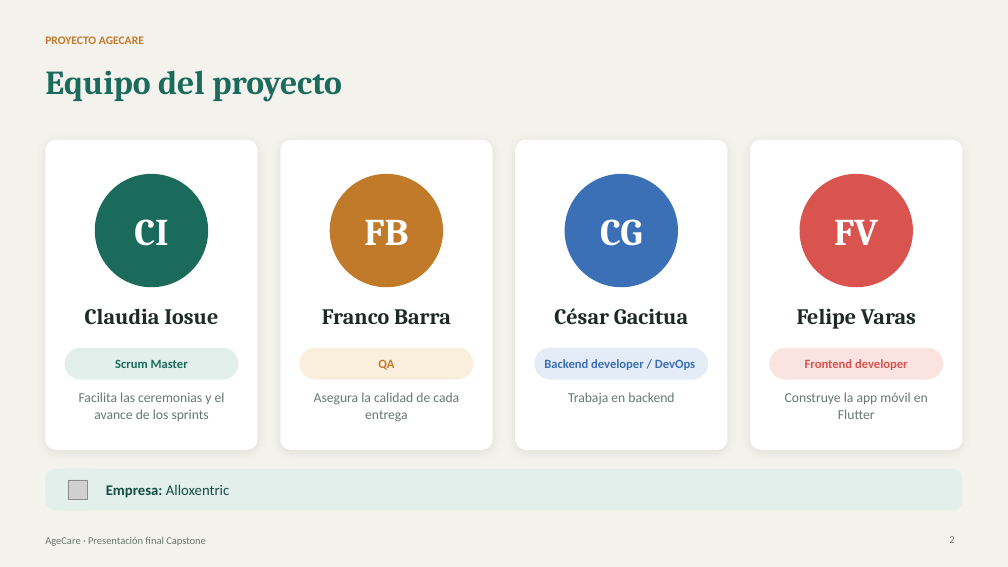
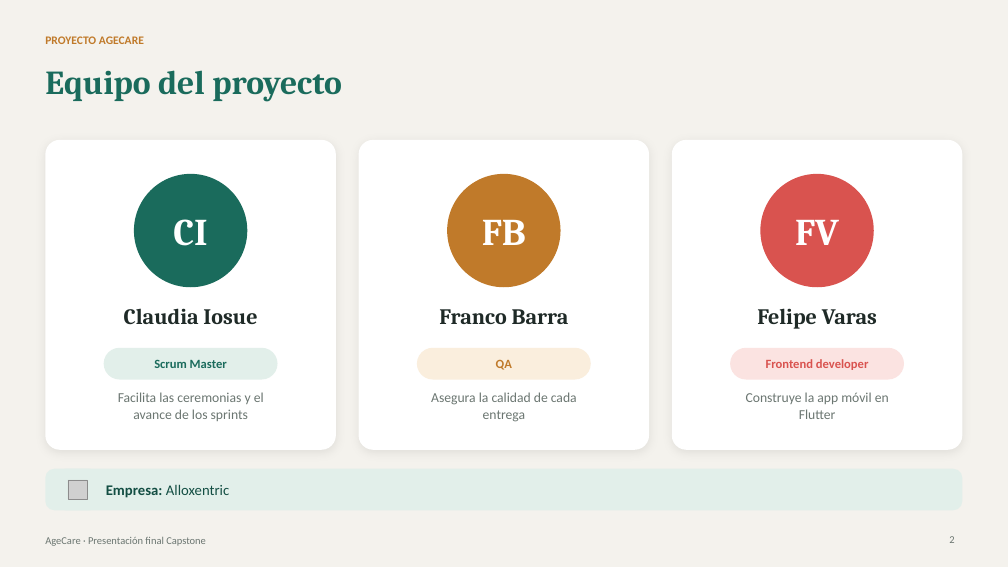
Before and after one commit to agecare-capstone/agecare-docs, a slide deck: slide 2 of Fase 2/Evidencias Proyecto/AgeCare_Presentacion_final_1.pptx. Drawn at 1008x567 pixels with LibreOffice and Linux fonts; fonts in the diff are those of the drawing; grey boxes stand for pictures; background and template pictures are left out. Boxes give left, top, right and bottom in pixels: in the first picture for what was removed or moved away, otherwise in the second. Text is boxed around its words. In the diff, an @@ line names an element or a change of style, - is before the commit and + after.

```diff
--- a/Fase 2/Evidencias Proyecto/AgeCare_Presentacion_final_1.pptx
+++ b/Fase 2/Evidencias Proyecto/AgeCare_Presentacion_final_1.pptx
@@ rounded rectangle: place and size @@
-rounded rectangle at bbox=[45, 140, 258, 450]
+rounded rectangle at bbox=[45, 140, 336, 450]
@@ rounded rectangle: place and size @@
-rounded rectangle at bbox=[281, 140, 493, 450]
+rounded rectangle at bbox=[358, 140, 649, 450]
@@ rounded rectangle removed at bbox=[516, 140, 728, 450] @@
@@ rounded rectangle: place and size @@
-rounded rectangle at bbox=[750, 140, 963, 450]
+rounded rectangle at bbox=[672, 140, 963, 450]
@@ 2 texts, 1 rounded rectangle, 1 ellipse: place and size @@
-2 texts, 1 rounded rectangle, 1 ellipse at bbox=[299, 174, 473, 380]
+2 texts, 1 rounded rectangle, 1 ellipse at bbox=[417, 174, 591, 380]
@@ ellipse removed at bbox=[565, 174, 678, 287] @@
@@ text removed at bbox=[600, 219, 642, 246] @@
-CG
@@ text "Franco Barra": place and size @@
-text "Franco Barra" at bbox=[322, 309, 451, 324]
+text "Franco Barra" at bbox=[439, 309, 569, 324]
@@ text removed at bbox=[554, 308, 688, 325] @@
-César Gacitua
@@ 4 texts, 1 ellipse, 1 rounded rectangle: place and size @@
-4 texts, 1 ellipse, 1 rounded rectangle at bbox=[64, 174, 238, 421]
+4 texts, 1 ellipse, 1 rounded rectangle at bbox=[104, 174, 278, 421]
@@ rounded rectangle removed at bbox=[535, 348, 709, 380] @@
@@ text removed at bbox=[544, 359, 695, 370] @@
-Backend developer / DevOps
@@ 4 texts, 1 ellipse, 1 rounded rectangle: place and size @@
-4 texts, 1 ellipse, 1 rounded rectangle at bbox=[770, 174, 944, 419]
+4 texts, 1 ellipse, 1 rounded rectangle at bbox=[730, 174, 904, 419]
@@ text "Asegura la calidad de cada ...": place and size @@
-text "Asegura la calidad de cada ..." at bbox=[314, 392, 459, 422]
+text "Asegura la calidad de cada ..." at bbox=[431, 392, 577, 422]
@@ text removed at bbox=[568, 392, 674, 404] @@
-Trabaja en backend
```
Also in this commit, not shown: 1 other slide changed, 10 other files.
